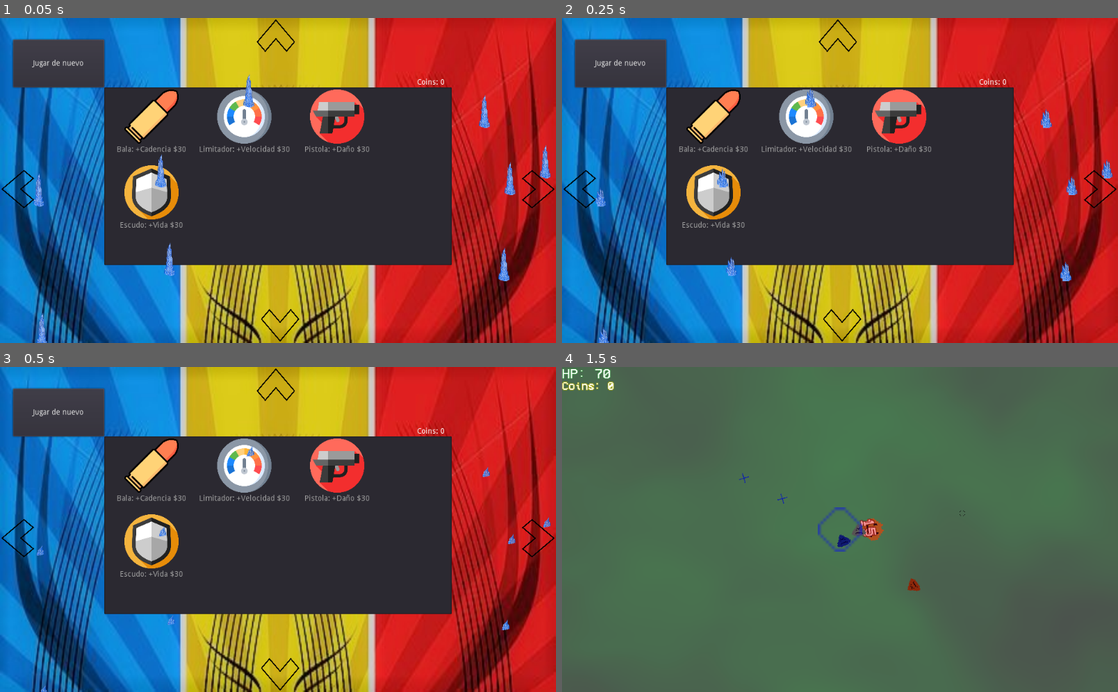
Above: before the commit, frames 1-4 (two rows, left to right).
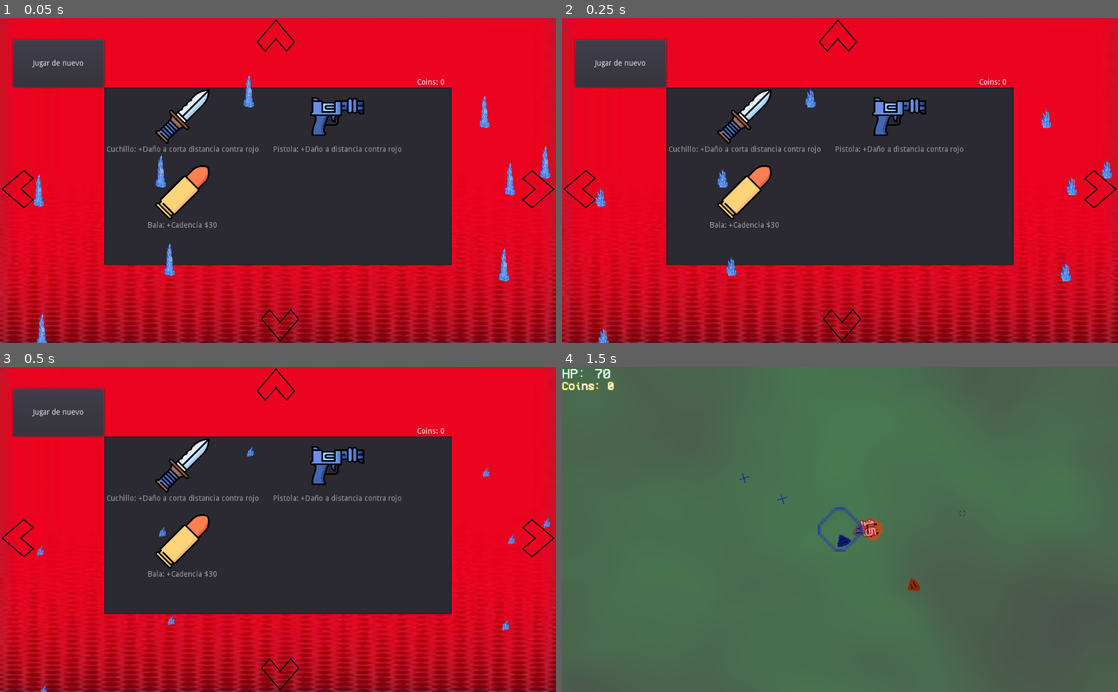
Above: after the commit, the same moments.

Repository: JuanG10/boss
Game: Godot game, scene res://UpgradeScreen/UpgradeWindow.tscn
Two runs of this game, one before a commit and one after it. Both use one fixed random seed, a clock stepped at 60 frames per second and the inputs below. This scene is started directly instead of the project's main scene. The engine's default icon, where the game draws it, is replaced by a stand-in: a white triangle on a blue panel in a dark square.
Inputs (mouse positions are in pixels of both pictures, inside the frame that each line leads up to):
- Up to frame 1 (0.05 s): no input
- Up to frame 2 (0.25 s): no input
- Up to frame 3 (0.5 s): no input
- Up to frame 4 (1.5 s): click "Jugar de nuevo" at 0.5 s; tap Enter (ui_accept) at 1.25 s; move the mouse to (962, 513) at 1.27 s; hold D (right) from 1.28 s (still down); tap E (next_color) at 1.35 s

The runs differ from the first frame. In frame 1, 64% of the frame differs, in the area x 0-100%, y 0-100%; in frame 2, 65%; in frame 3, 65%; in frame 4, nothing differs.
Error in both runs: Attempt to call function 'get_node' in base 'previously freed instance' on a null instance. (res://Trampas/TrapManager.gd:54)

Commit message:
fondo de menu

Diff:
--- /dev/null
+++ b/Habilidades/Dash.tscn
@@ -0,0 +1,7 @@
+[gd_scene load_steps=2 format=2]
+
+[ext_resource path="res://Iconos/relampago.png" type="Texture" id=1]
+
+[node name="Dash" type="Sprite"]
+scale = Vector2( 0.039, 0.039 )
+texture = ExtResource( 1 )
--- a/UpgradeScreen/BluePanel.tscn
+++ b/UpgradeScreen/BluePanel.tscn
@@ -1,7 +1,7 @@
 [gd_scene load_steps=3 format=2]
 
 [ext_resource path="res://UpgradeScreen/BasePanel.tscn" type="PackedScene" id=1]
-[ext_resource path="res://Fondos/fondo-azul-futbol_146x194.jpg" type="Texture" id=2]
+[ext_resource path="res://Fondos/fondo_blue.jpg" type="Texture" id=2]
 
 [node name="BluePanel" instance=ExtResource( 1 )]
 background = ExtResource( 2 )
--- a/UpgradeScreen/GreenPanel.tscn
+++ b/UpgradeScreen/GreenPanel.tscn
@@ -1,7 +1,7 @@
 [gd_scene load_steps=3 format=2]
 
 [ext_resource path="res://UpgradeScreen/UpgradePanel.tscn" type="PackedScene" id=1]
-[ext_resource path="res://Fondos/fondo-verde.jpg" type="Texture" id=2]
+[ext_resource path="res://Fondos/fondo-naranja.jpg" type="Texture" id=2]
 
 [node name="GreenPanel" instance=ExtResource( 1 )]
 background = ExtResource( 2 )
--- a/UpgradeScreen/UpgradeWindow.gd
+++ b/UpgradeScreen/UpgradeWindow.gd
@@ -1,20 +1,20 @@
 extends Node2D
 
 const PANELS = {
-	BASE = preload("res://UpgradeScreen/BasePanel.tscn"),
+
 	RED = preload("res://UpgradeScreen/RedPanel.tscn"),
 	GREEN = preload("res://UpgradeScreen/GreenPanel.tscn"),
 	BLUE = preload("res://UpgradeScreen/BluePanel.tscn")
 }
 
 const LEVELS = {
-	color_level = [PANELS.RED,PANELS.GREEN,PANELS.BLUE],
-	base_level = [PANELS.BASE]
+	color_level = [PANELS.RED,PANELS.GREEN,PANELS.BLUE]
+
 }
 
-onready var panel_matrix = [LEVELS.color_level,LEVELS.base_level] # y
+onready var panel_matrix = [LEVELS.color_level] # y
 var actualPanel:Panel
-var actual_pos = Vector2(0,1) # Cuidado, 'y' es el segundo argumento
+var actual_pos = Vector2(0,0) # Cuidado, 'y' es el segundo argumento
 
 signal start_animation
 
Binary file added: Fondos/fondo-naranja.jpg
Not shown, added: Fondos/fondo-naranja.jpg.import
Binary file added: Fondos/fondo_blue.jpg
Not shown, added: Fondos/fondo_blue.jpg.import
Binary file added: Iconos/relampago.png
Not shown, added: Iconos/relampago.png.import
